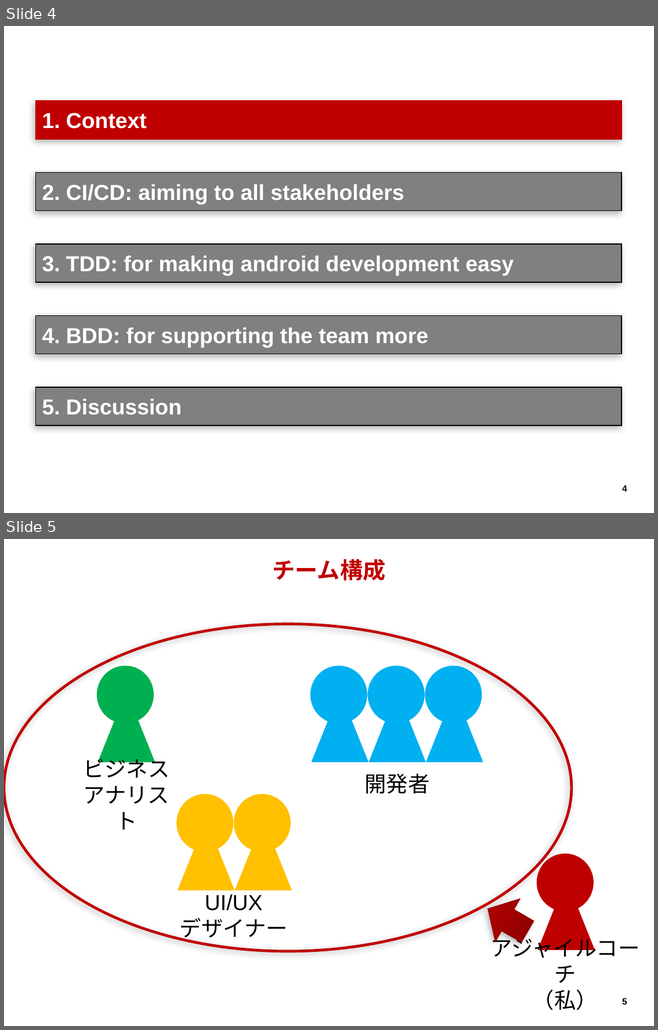
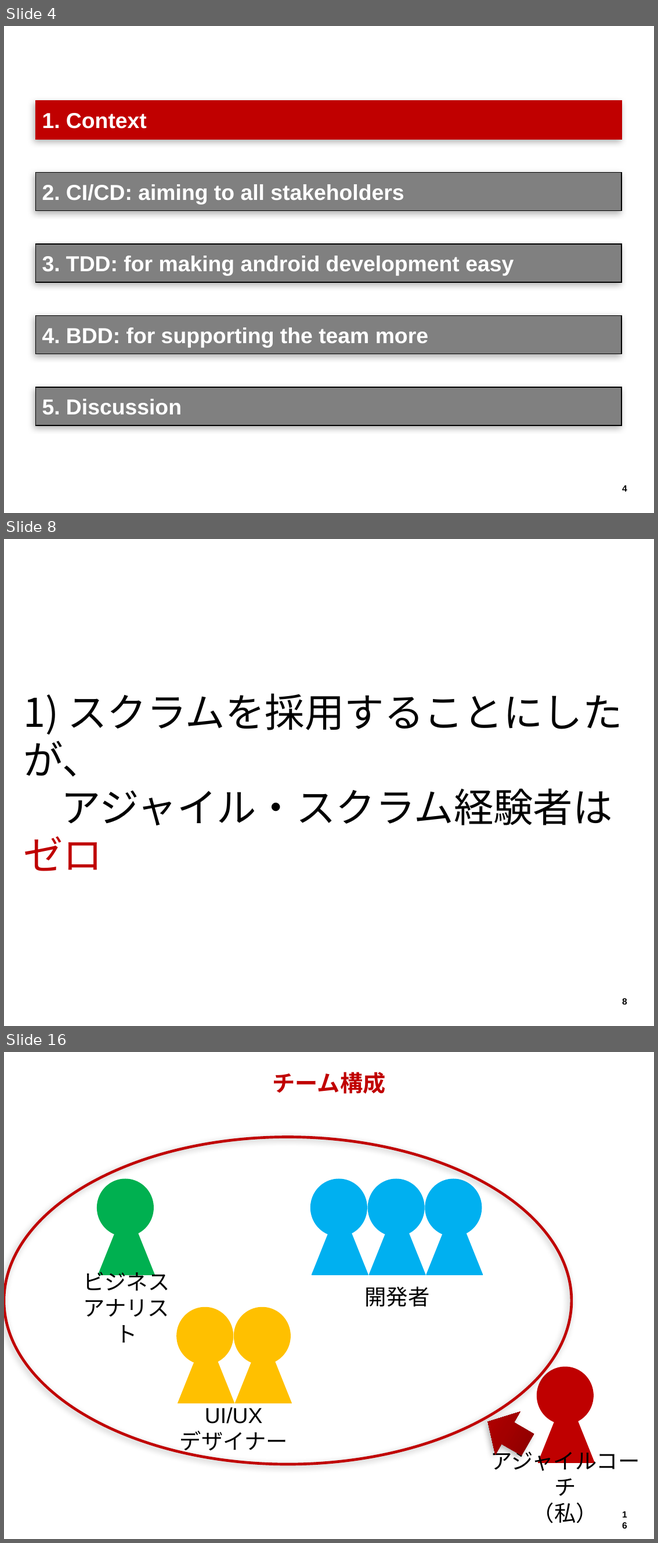
Before and after one commit to hageyahhoo/agile2014, a slide deck: presentations/TechnologyDrivenDevelopment.pptx. Shown one above the other, each under a label of ours: slides 4 and 5 before the commit, slides 4, 8 and 16 after it; the slides between them are not shown. The pictures are 658x1030 and 658x1543 pixels, drawn with LibreOffice and Linux fonts; fonts in the diff are those of the drawing; background and template pictures are left out. Boxes give left, top, right and bottom in pixels: in the first picture for what was removed or moved away, otherwise in the second. Text is boxed around its words. In the diff, an @@ line names an element or a change of style, - is before the commit and + after.

```diff
--- a/presentations/TechnologyDrivenDevelopment.pptx
+++ b/presentations/TechnologyDrivenDevelopment.pptx
@@ slide 8 added at (4, 539, 654, 1026), background #FFFFFF; not listed: 1 template element that a slide beside it also shows @@
@@ text added at (23, 693, 622, 871), 44 pt, text #000000 @@
+1) スクラムを採用することにしたが、
+アジャイル・スクラム経験者はゼロ
@@ what was slide 5 is now slide 16 @@
@@ page number at (622, 1511, 627, 1529): text changed @@
-5
+16
```
Also in this commit, not shown: 1 slide changed, 10 other slides added.
